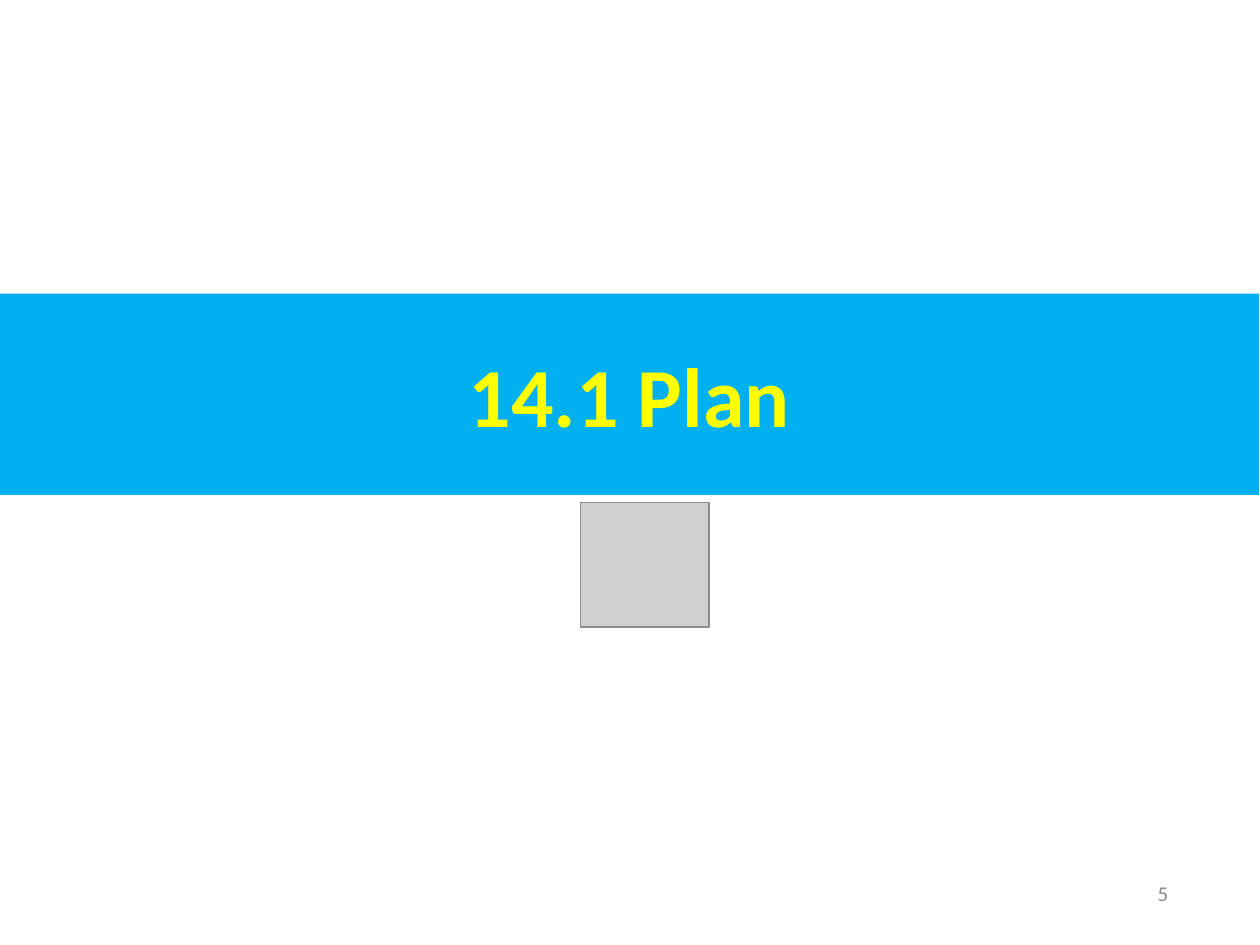
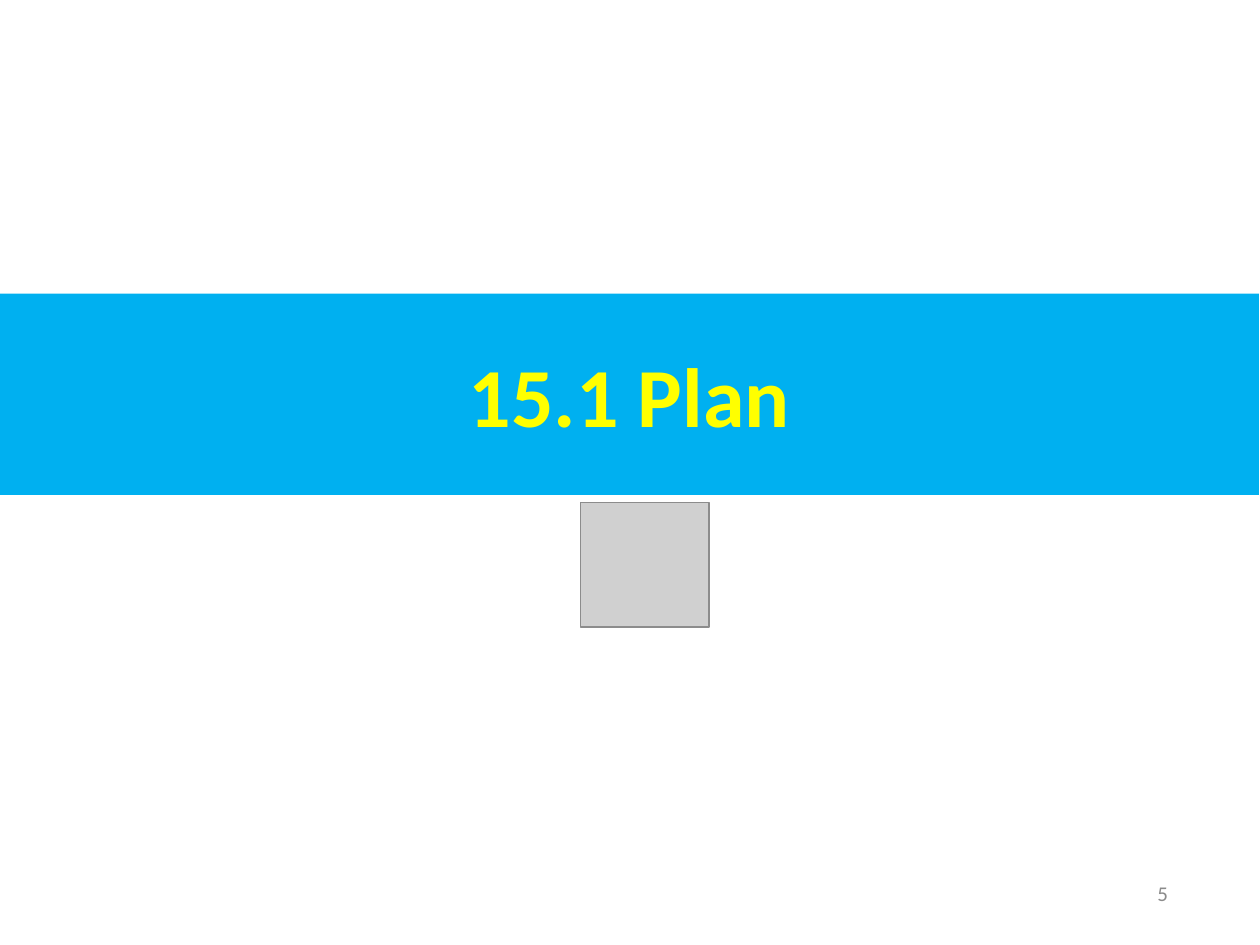
Before and after one commit to peterhchen/AIU_CS800_Chisel, a slide deck: slide 5 of 500_UCSC_HWD/015_Network/000_Video/015.Network.ppt. Drawn at 1260x945 pixels with LibreOffice and Linux fonts; fonts in the diff are those of the drawing; grey boxes stand for pictures. Boxes give left, top, right and bottom in pixels: in the first picture for what was removed or moved away, otherwise in the second. Text is boxed around its words. In the diff, an @@ line names an element or a change of style, - is before the commit and + after.

```diff
--- a/500_UCSC_HWD/015_Network/000_Video/015.Network.ppt
+++ b/500_UCSC_HWD/015_Network/000_Video/015.Network.ppt
@@ text in rectangle at <box>469,368,790,428</box>: text changed @@
-14.1 Plan
+15.1 Plan
```
Also in this commit, not shown: 7 other slides changed, 2 slides added, 36 slides removed.
